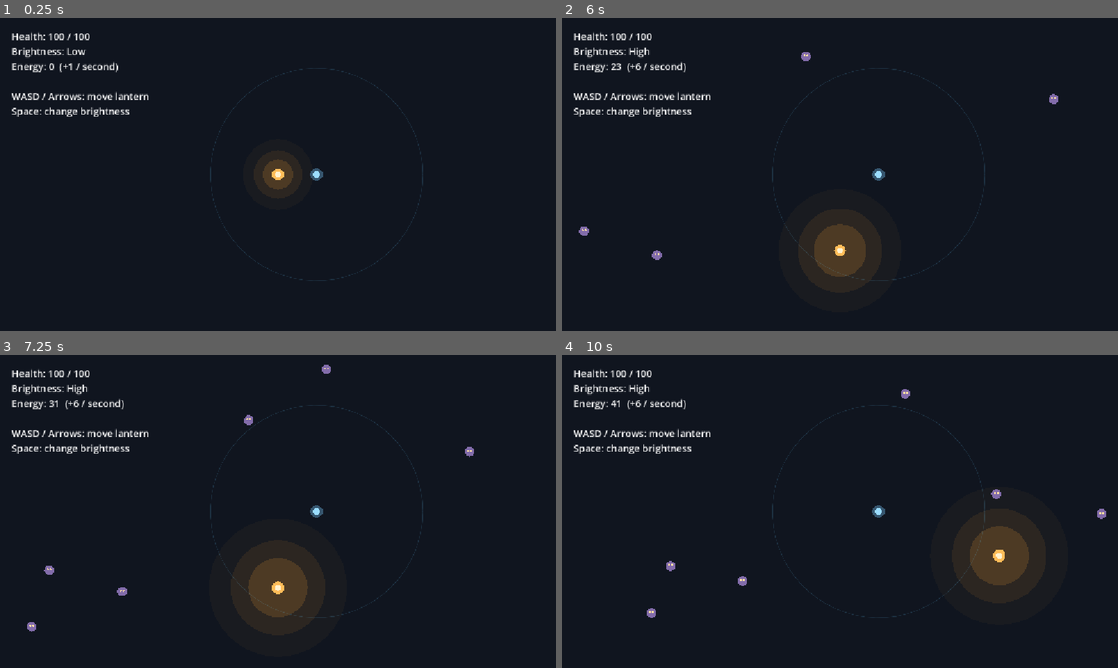
Above: before the commit, frames 1-4 (two rows, left to right).
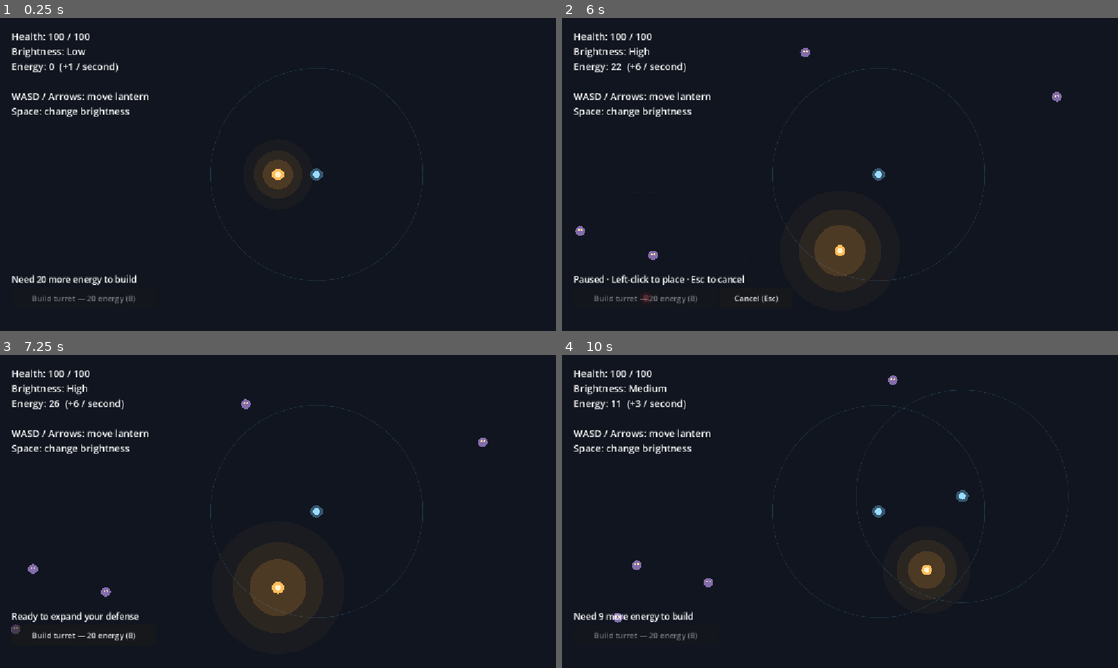
Above: after the commit, the same moments.

Repository: pelletiermaxime/little-last-light
Game: Godot game, scene res://main.tscn
Same seed, same stepped clock (60 frames per second), same inputs: the game is played once before the commit and once after it.
Inputs (mouse positions are in pixels of both pictures, inside the frame that each line leads up to):
- Up to frame 1 (0.25 s): no input
- Up to frame 2 (6 s): tap Enter at 0.5 s; move the mouse to (962, 158) at 0.52 s; hold D (move_right) 0.53-1.28 s; tap B at 0.6, 1.35, 2.3, 2.85, 3.6, 4.55, 5.1 s; click (962, 158) at 0.67 s; tap Space at 0.77, 1.52, 3.02, 3.77, 4.52 s; move the mouse to (728, 190) at 1.27 s; hold S (move_down) 1.28-2.03 s; click (728, 190) at 1.42 s; move the mouse to (895, 105) at 2.02 s; hold D (move_right) 2.03-2.78 s; tap R at 2.1, 4.35 s; click (895, 105) at 2.17 s; move the mouse to (812, 237) at 2.77 s; hold W (move_up) 2.78-3.53 s; click (812, 237) at 2.92 s; move the mouse to (1006, 221) at 3.52 s; hold A (move_left) 3.53-5.03 s; click (1006, 221) at 3.67 s; tap Escape at 4.15 s; move the mouse to (673, 127) at 4.27 s; click (673, 127) at 4.42 s; move the mouse to (867, 174) at 5.02 s; hold S (move_down) 5.03-5.75 s; click (867, 174) at 5.17 s; click (645, 299) at 5.75 s, where only the run after the commit has a clickable "Build turret — 20 energy (B)"
- Up to frame 3 (7.25 s): click (194, 636) at 6.5 s, where only the run after the commit has a clickable "Cancel (Esc)"
- Up to frame 4 (10 s): move the mouse to (756, 433) at 7.27 s; hold D (move_right) 7.28-8.03 s; tap B at 7.35, 8.3, 8.85, 9.6 s; click (756, 433) at 7.42 s; tap Space at 7.52, 8.27, 9.02 s; tap Enter at 8 s; move the mouse to (962, 495) at 8.02 s; hold W (move_up) 8.03-8.78 s; tap R at 8.1 s; click (962, 495) at 8.17 s; move the mouse to (728, 527) at 8.77 s; hold D (move_right) 8.78-9.53 s; click (728, 527) at 8.92 s; move the mouse to (895, 442) at 9.52 s; hold S (move_down) from 9.53 s (still down); click (895, 442) at 9.67 s

The runs differ from the first frame. In frame 1, 0.5% of the frame differs, in the area x 2-25%, y 82-92%; in frame 2, 1.0%; in frame 3, 1.2%; in frame 4, 6.1%, in the area x 2-98%, y 6-92%.

Commit message:
Complete milestone 3: turret purchases and documented code checkpoint

Diff:
--- /dev/null
+++ b/build_controller.gd
@@ -0,0 +1,136 @@
+extends Node2D
+
+const TURRET_SCENE: PackedScene = preload("res://turret.tscn")
+const TURRET_COST: float = 20.0
+const PLACEMENT_MARGIN: float = 20.0
+const TURRET_SPACING: float = 36.0
+
+@onready var lantern: Node2D = get_parent().get_node("Lantern")
+
+var placing: bool = false
+var preview: Node2D
+var build_button: Button
+var cancel_button: Button
+var hint: Label
+
+
+func _ready() -> void:
+	# Placement UI and preview work while the rest of the run is paused.
+	process_mode = Node.PROCESS_MODE_ALWAYS
+	preview = TURRET_SCENE.instantiate()
+	preview.process_mode = Node.PROCESS_MODE_DISABLED
+	preview.remove_from_group("turrets")
+	add_child(preview)
+	preview.hide()
+	var layer := CanvasLayer.new()
+	layer.layer = 5
+	add_child(layer)
+	var bar := VBoxContainer.new()
+	layer.add_child(bar)
+	bar.set_anchors_and_offsets_preset(Control.PRESET_BOTTOM_LEFT)
+	bar.offset_left = 24
+	bar.offset_top = -120
+	bar.offset_right = 540
+	bar.offset_bottom = -20
+	bar.mouse_filter = Control.MOUSE_FILTER_IGNORE
+	hint = Label.new()
+	hint.add_theme_font_size_override("font_size", 18)
+	hint.mouse_filter = Control.MOUSE_FILTER_IGNORE
+	bar.add_child(hint)
+	var buttons := HBoxContainer.new()
+	buttons.mouse_filter = Control.MOUSE_FILTER_IGNORE
+	bar.add_child(buttons)
+	build_button = Button.new()
+	build_button.text = "Build turret — %d energy (B)" % int(TURRET_COST)
+	build_button.custom_minimum_size = Vector2(300, 44)
+	build_button.focus_mode = Control.FOCUS_NONE
+	build_button.pressed.connect(begin_placement)
+	buttons.add_child(build_button)
+	cancel_button = Button.new()
+	cancel_button.text = "Cancel (Esc)"
+	cancel_button.custom_minimum_size = Vector2(150, 44)
+	cancel_button.focus_mode = Control.FOCUS_NONE
+	cancel_button.pressed.connect(cancel_placement)
+	buttons.add_child(cancel_button)
+	cancel_button.hide()
+	_update_interface()
+
+
+func _process(_delta: float) -> void:
+	_update_interface()
+	if placing:
+		preview.global_position = get_global_mouse_position()
+		var valid := can_place_at(preview.global_position)
+		preview.modulate = Color(0.6, 1.0, 0.7, 0.65) if valid else Color(1.0, 0.3, 0.3, 0.65)
+
+
+func _update_interface() -> void:
+	build_button.disabled = placing or lantern.health <= 0.0 or lantern.energy < TURRET_COST
+	if placing:
+		hint.text = "Paused · Left-click to place · Esc to cancel"
+	elif lantern.health <= 0.0:
+		hint.text = ""
+	elif lantern.energy < TURRET_COST:
+		hint.text = "Need %d more energy to build" % int(ceil(TURRET_COST - lantern.energy))
+	else:
+		hint.text = "Ready to expand your defense"
+
+
+func _unhandled_input(event: InputEvent) -> void:
+	if event is InputEventKey and event.pressed and not event.echo:
+		if event.physical_keycode == KEY_B:
+			begin_placement()
+			get_viewport().set_input_as_handled()
+		elif placing and event.keycode == KEY_ESCAPE:
+			cancel_placement()
+			get_viewport().set_input_as_handled()
+	elif placing and event is InputEventMouseButton and event.pressed and event.button_index == MOUSE_BUTTON_LEFT:
+		try_place(get_canvas_transform().affine_inverse() * event.position)
+		get_viewport().set_input_as_handled()
+
+
+func begin_placement() -> void:
+	if placing or get_tree().paused or lantern.health <= 0.0 or lantern.energy < TURRET_COST:
+		return
+	placing = true
+	get_tree().paused = true
+	preview.global_position = get_global_mouse_position()
+	preview.show()
+	cancel_button.show()
+	_update_interface()
+
+
+func can_place_at(point: Vector2) -> bool:
+	var screen_size := get_viewport_rect().size
+	if not Rect2(Vector2.ONE * PLACEMENT_MARGIN, screen_size - Vector2.ONE * PLACEMENT_MARGIN * 2.0).has_point(point):
+		return false
+	# Keep the HUD and purchase controls clear.
+	if Rect2(0, 0, 460, 210).has_point(point) or Rect2(0, screen_size.y - 140, 560, 140).has_point(point):
+		return false
+	for turret in get_tree().get_nodes_in_group("turrets"):
+		if point.distance_to(turret.global_position) < TURRET_SPACING:
+			return false
+	return true
+
+
+func try_place(point: Vector2) -> bool:
+	# Validate everything before spending: invalid clicks never cost energy.
+	if not placing or lantern.health <= 0.0 or lantern.energy < TURRET_COST or not can_place_at(point):
+		return false
+	var turret := TURRET_SCENE.instantiate() as Node2D
+	get_parent().add_child(turret)
+	turret.global_position = point
+	lantern.energy -= TURRET_COST
+	lantern._update_status()
+	cancel_placement()
+	return true
+
+
+func cancel_placement() -> void:
+	if not placing:
+		return
+	placing = false
+	preview.hide()
+	cancel_button.hide()
+	get_tree().paused = false
+	_update_interface()
--- a/main.tscn
+++ b/main.tscn
@@ -2,7 +2,8 @@
 
 [ext_resource type="Script" uid="uid://cit3707eae47i" path="res://main.gd" id="1_h2yge"]
 [ext_resource type="Script" uid="uid://b2bk4an1dwj4l" path="res://lantern.gd" id="1_ig7tw"]
-[ext_resource type="Script" uid="uid://blpsid2cus1i7" path="res://turret.gd" id="3_h2yge"]
+[ext_resource type="PackedScene" path="res://turret.tscn" id="3_turret"]
+[ext_resource type="Script" path="res://build_controller.gd" id="4_build"]
 
 [node name="Main" type="Node2D" unique_id=49982640]
 script = ExtResource("1_h2yge")
@@ -10,6 +11,8 @@
 [node name="Lantern" type="Node2D" parent="." unique_id=118638199]
 script = ExtResource("1_ig7tw")
 
-[node name="Turret" type="Node2D" parent="." unique_id=1662014141]
+[node name="Turret" parent="." instance=ExtResource("3_turret")]
 position = Vector2(80, 0)
-script = ExtResource("3_h2yge")
+
+[node name="BuildController" type="Node2D" parent="."]
+script = ExtResource("4_build")
--- /dev/null
+++ b/tests/check_build.gd
@@ -0,0 +1,62 @@
+extends SceneTree
+
+func _initialize() -> void:
+	call_deferred("check")
+
+func press_key(code: Key) -> void:
+	var event := InputEventKey.new()
+	event.physical_keycode = code
+	event.keycode = code
+	event.pressed = true
+	root.push_input(event)
+
+func check() -> void:
+	change_scene_to_file("res://main.tscn")
+	await scene_changed
+	var scene = current_scene
+	var lantern = scene.lantern
+	var build = scene.get_node("BuildController")
+	assert(get_nodes_in_group("turrets").size() == 1, "Ghost is not a real turret")
+	press_key(KEY_B)
+	assert(not paused and not build.placing, "Cannot build without energy")
+	lantern.energy = 40.0
+	press_key(KEY_B)
+	assert(paused and build.placing and build.preview.visible, "B enters placement")
+	var elapsed: float = lantern.elapsed
+	await process_frame
+	await process_frame
+	assert(lantern.energy == 40.0 and lantern.elapsed == elapsed, "Placement freezes economy and timer")
+	assert(not build.try_place(Vector2(-10, 300)), "Outside arena rejected")
+	assert(not build.try_place(scene.get_node("Turret").global_position), "Overlap rejected")
+	assert(not build.try_place(Vector2(30, 30)), "HUD blocked")
+	assert(lantern.energy == 40.0, "Invalid clicks do not spend")
+	press_key(KEY_ESCAPE)
+	assert(not paused and not build.placing and lantern.energy == 40.0, "Esc cancels without cost")
+	press_key(KEY_B)
+	var arena: Vector2 = scene.get_viewport_rect().size
+	var point := Vector2(arena.x * 0.85, arena.y * 0.55)
+	var click := InputEventMouseButton.new()
+	click.button_index = MOUSE_BUTTON_LEFT
+	click.pressed = true
+	click.position = point
+	root.push_input(click, true)
+	assert(not paused and lantern.energy == 20.0, "Purchase costs exactly 20 and resumes")
+	assert(get_nodes_in_group("turrets").size() == 2, "Exactly one real turret added")
+	assert(not build.try_place(point + Vector2(50, 0)), "Second click cannot purchase again")
+	var turret = get_nodes_in_group("turrets")[1]
+	lantern.position += Vector2(10, 0)
+	assert(turret.global_position == point, "Purchased turret stays fixed")
+	scene._spawn_enemy()
+	var enemy = get_nodes_in_group("enemies")[0]
+	enemy.global_position = point + Vector2(50, 0)
+	turret._process(0.1)
+	assert(enemy.is_queued_for_deletion(), "Purchased turret shoots")
+	lantern.take_damage(1000)
+	press_key(KEY_B)
+	assert(paused and not build.placing, "Cannot build during defeat")
+	scene.restart_button.pressed.emit()
+	await scene_changed
+	assert(get_nodes_in_group("turrets").size() == 1, "Restart clears purchased turrets")
+	assert(not current_scene.get_node("BuildController").placing, "Restart clears placement state")
+	print("PASS: keyboard placement, pause, invalid positions, cancel, cost, double-click, fixed turret, shooting, defeat and restart")
+	quit()
--- /dev/null
+++ b/turret.tscn
@@ -0,0 +1,6 @@
+[gd_scene format=3]
+
+[ext_resource type="Script" path="res://turret.gd" id="1"]
+
+[node name="Turret" type="Node2D" groups=["turrets"]]
+script = ExtResource("1")
Not shown, added: build_controller.gd.uid
Not shown, added: tests/check_build.gd.uid
Not shown, changed: README.md
Not shown, added: docs/milestone-3.md
